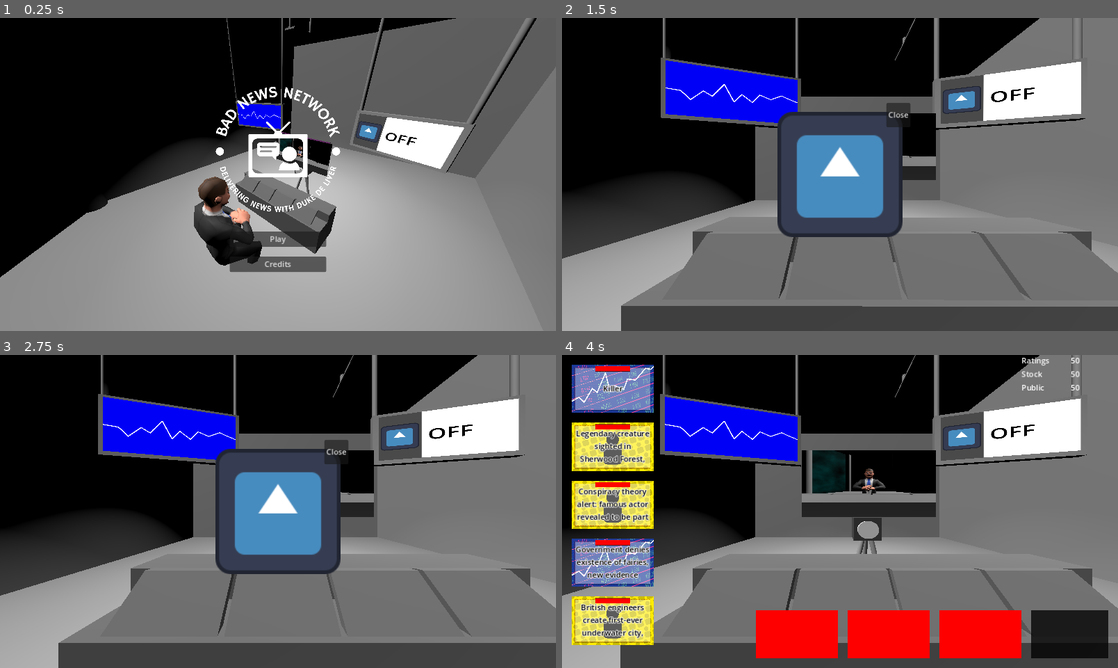
Above: before the commit, frames 1-4 (two rows, left to right).
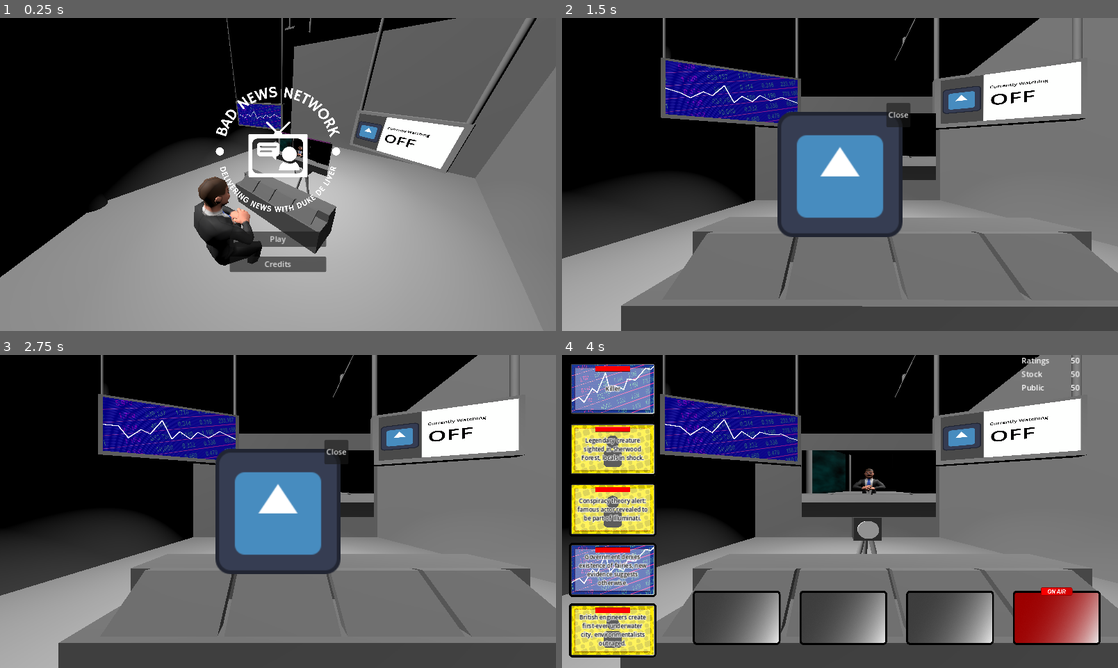
Above: after the commit, the same moments.

Repository: ZeAntwan/LD53
Game: Godot game, scene res://scenes/game.tscn
The game is run twice, just before and just after one commit, with the same random seed, the same clock (stepped at 60 frames per second) and the same inputs. The engine's default icon, where the game draws it, is replaced by a stand-in: a white triangle on a blue panel in a dark square.
Inputs (mouse positions are in pixels of both pictures, inside the frame that each line leads up to):
- Up to frame 1 (0.25 s): no input
- Up to frame 2 (1.5 s): click "Play" at 0.5 s; move the mouse to (962, 158) at 1.27 s; click (962, 158) at 1.35 s
- Up to frame 3 (2.75 s): tap Space (ui_select) at 1.52, 2.27 s; move the mouse to (166, 527) at 2.02 s; click (166, 527) at 2.1 s
- Up to frame 4 (4 s): tap Enter at 2.75 s; move the mouse to (895, 442) at 2.77 s; click (895, 442) at 2.85 s; tap Space (ui_select) at 3.5, 3.77 s; move the mouse to (612, 389) at 3.52 s; click (612, 389) at 3.6 s

The runs differ from the first frame. In frame 1, 0.6% of the frame differs, in the area x 42-78%, y 27-42%; in frame 2, 3.8%; in frame 3, 3.8%; in frame 4, 27%, in the area x 1-99%, y 2-97%.

Commit message:
UI art + feedback twaeks + Livezone swap fix

Diff:
--- a/scenes/display_ratings.tscn
+++ b/scenes/display_ratings.tscn
@@ -61,7 +61,20 @@
 theme_override_constants/margin_left = 50
 theme_override_constants/margin_right = 20
 
-[node name="Label" type="Label" parent="Control/HBoxContainer/MarginContainer2"]
+[node name="VBoxContainer" type="VBoxContainer" parent="Control/HBoxContainer/MarginContainer2"]
+layout_mode = 2
+alignment = 1
+
+[node name="Text" type="Label" parent="Control/HBoxContainer/MarginContainer2/VBoxContainer"]
+layout_mode = 2
+size_flags_horizontal = 3
+theme_override_colors/font_color = Color(0, 0, 0, 1)
+theme_override_font_sizes/font_size = 50
+text = "Currently Watching"
+clip_text = true
+
+[node name="Label" type="Label" parent="Control/HBoxContainer/MarginContainer2/VBoxContainer"]
+unique_name_in_owner = true
 layout_mode = 2
 size_flags_horizontal = 3
 theme_override_colors/font_color = Color(0, 0, 0, 1)
--- a/scenes/display_stock.tscn
+++ b/scenes/display_stock.tscn
@@ -1,7 +1,7 @@
 [gd_scene load_steps=4 format=3 uid="uid://b26hcx2tttep7"]
 
 [ext_resource type="Script" path="res://scripts/feedback/display_stock.gd" id="1_gjp64"]
-[ext_resource type="Texture2D" uid="uid://fexvrhlf05si" path="res://icon.svg" id="1_qnsif"]
+[ext_resource type="Texture2D" uid="uid://c8lys8l2ljkes" path="res://resources/ui/stock_bg.png" id="2_xutlr"]
 
 [sub_resource type="Gradient" id="Gradient_rq5gl"]
 offsets = PackedFloat32Array(0, 0.516432, 1)
@@ -21,54 +21,26 @@
 size_flags_horizontal = 4
 size_flags_vertical = 3
 
-[node name="ColorRect" type="ColorRect" parent="Control"]
+[node name="TextureRect" type="TextureRect" parent="Control"]
 layout_mode = 1
 anchors_preset = 15
 anchor_right = 1.0
 anchor_bottom = 1.0
 grow_horizontal = 2
 grow_vertical = 2
-color = Color(0.082216, 0.227522, 0.60329, 1)
+texture = ExtResource("2_xutlr")
+expand_mode = 2
+stretch_mode = 5
 
-[node name="HBoxContainer" type="HBoxContainer" parent="Control"]
-visible = false
+[node name="ColorRect" type="ColorRect" parent="Control"]
+modulate = Color(1, 1, 1, 0.509804)
 layout_mode = 1
 anchors_preset = 15
 anchor_right = 1.0
 anchor_bottom = 1.0
 grow_horizontal = 2
 grow_vertical = 2
-
-[node name="PanelContainer" type="PanelContainer" parent="Control/HBoxContainer"]
-custom_minimum_size = Vector2(400, 0)
-layout_mode = 2
-
-[node name="ColorRect" type="ColorRect" parent="Control/HBoxContainer/PanelContainer"]
-layout_mode = 2
-color = Color(100, 0, 0.03, 1)
-
-[node name="MarginContainer" type="MarginContainer" parent="Control/HBoxContainer/PanelContainer"]
-layout_mode = 2
-theme_override_constants/margin_left = 20
-theme_override_constants/margin_right = 20
-
-[node name="TextureRect" type="TextureRect" parent="Control/HBoxContainer/PanelContainer/MarginContainer"]
-layout_mode = 2
-texture = ExtResource("1_qnsif")
-stretch_mode = 5
-
-[node name="MarginContainer2" type="MarginContainer" parent="Control/HBoxContainer"]
-layout_mode = 2
-size_flags_horizontal = 3
-theme_override_constants/margin_left = 50
-theme_override_constants/margin_right = 20
-
-[node name="Label" type="Label" parent="Control/HBoxContainer/MarginContainer2"]
-layout_mode = 2
-size_flags_horizontal = 3
-theme_override_colors/font_color = Color(0, 0, 0, 1)
-theme_override_font_sizes/font_size = 200
-text = "10000"
+color = Color(0.0823529, 0.227451, 0.603922, 1)
 
 [node name="DisplayLine" type="Line2D" parent="Control"]
 points = PackedVector2Array(-14, 500, 112, 434, 182, 501, 294, 317, 362, 371, 477, 110, 543, 363, 608, 281, 732, 329, 784, 191, 894, 206, 1033, 49, 1108, 64, 1162, 10)
@@ -84,3 +56,6 @@
 [node name="Low" type="Line2D" parent="Control"]
 visible = false
 points = PackedVector2Array(-14, 161, 115, 251, 195, 383, 284, 315, 362, 371, 447, 287, 548, 471, 621, 330, 688, 467, 775, 377, 871, 456, 945, 470, 1048, 539, 1223, 684)
+
+[node name="Timer" type="Timer" parent="."]
+autostart = true
--- a/scenes/ui.tscn
+++ b/scenes/ui.tscn
@@ -46,7 +46,7 @@
 [node name="VBoxContainer" type="VBoxContainer" parent="NewsBar/MarginContainer"]
 layout_mode = 2
 mouse_filter = 2
-theme_override_constants/separation = 20
+theme_override_constants/separation = 25
 
 [node name="DropZone_1" parent="NewsBar/MarginContainer/VBoxContainer" groups=["drop_zone"] instance=ExtResource("1_mi2bh")]
 layout_mode = 2
@@ -68,13 +68,17 @@
 layout_mode = 2
 
 [node name="LiveBar" type="Control" parent="."]
-custom_minimum_size = Vector2(1000, 200)
+custom_minimum_size = Vector2(800, 150)
 layout_mode = 1
 anchors_preset = 3
 anchor_left = 1.0
 anchor_top = 1.0
 anchor_right = 1.0
 anchor_bottom = 1.0
+offset_left = -822.0
+offset_top = -184.0
+offset_right = -22.0
+offset_bottom = -34.0
 grow_horizontal = 0
 grow_vertical = 0
 mouse_filter = 2
@@ -87,7 +91,7 @@
 anchor_top = 1.0
 anchor_right = 1.0
 anchor_bottom = 1.0
-offset_left = -957.0
+offset_left = -800.0
 offset_top = -140.0
 grow_horizontal = 0
 grow_vertical = 0
@@ -100,10 +104,9 @@
 layout_direction = 3
 layout_mode = 2
 mouse_filter = 2
-theme_override_constants/separation = 20
+theme_override_constants/separation = 51
 
 [node name="LiveZone" parent="LiveBar/MarginContainer/HBoxContainer" groups=["drop_zone"] instance=ExtResource("3_ghk45")]
-custom_minimum_size = Vector2(160, 100)
 layout_mode = 2
 
 [node name="DropZone_2" parent="LiveBar/MarginContainer/HBoxContainer" groups=["drop_zone"] instance=ExtResource("1_mi2bh")]
--- a/scenes/ui/drop_zone.tscn
+++ b/scenes/ui/drop_zone.tscn
@@ -1,6 +1,7 @@
-[gd_scene load_steps=3 format=3 uid="uid://h1um88c2nc4y"]
+[gd_scene load_steps=4 format=3 uid="uid://h1um88c2nc4y"]
 
 [ext_resource type="Script" path="res://scripts/ui/DropZone.gd" id="1_gf7qa"]
+[ext_resource type="Texture2D" uid="uid://dtelpykh7ocdk" path="res://resources/ui/dropzone.png" id="2_eeja0"]
 
 [sub_resource type="RectangleShape2D" id="RectangleShape2D_xkdb8"]
 size = Vector2(169, 100)
@@ -23,6 +24,20 @@
 mouse_filter = 2
 color = Color(0, 0, 0, 0.764706)
 
+[node name="TextureRect" type="TextureRect" parent="."]
+layout_mode = 1
+anchors_preset = 15
+anchor_right = 1.0
+anchor_bottom = 1.0
+offset_left = -17.0
+offset_top = -13.0
+offset_right = 17.0
+offset_bottom = 13.0
+grow_horizontal = 2
+grow_vertical = 2
+texture = ExtResource("2_eeja0")
+expand_mode = 2
+
 [node name="Area2D" type="Area2D" parent="."]
 position = Vector2(80, 50)
 input_pickable = false
--- a/scenes/ui/live_zone.tscn
+++ b/scenes/ui/live_zone.tscn
@@ -1,12 +1,32 @@
-[gd_scene load_steps=3 format=3 uid="uid://cj6qhtyh283tu"]
+[gd_scene load_steps=5 format=3 uid="uid://cj6qhtyh283tu"]
 
 [ext_resource type="PackedScene" uid="uid://h1um88c2nc4y" path="res://scenes/ui/drop_zone.tscn" id="1_i5qri"]
 [ext_resource type="Script" path="res://scripts/ui/LiveZone.gd" id="2_nq4fu"]
+[ext_resource type="Texture2D" uid="uid://d4een00d8qx0y" path="res://resources/ui/livezone_top.png" id="3_gwyhy"]
+[ext_resource type="Texture2D" uid="uid://dor4dwyb8qwx7" path="res://resources/ui/livezone.png" id="3_rtrmq"]
 
 [node name="LiveZone" instance=ExtResource("1_i5qri")]
 script = ExtResource("2_nq4fu")
 
+[node name="TextureRect" parent="." index="1"]
+texture = ExtResource("3_rtrmq")
+
 [node name="Timer" type="Timer" parent="." index="2"]
 one_shot = true
 
+[node name="TextureRect2" type="TextureRect" parent="." index="4"]
+z_index = 3
+layout_mode = 1
+anchors_preset = 15
+anchor_right = 1.0
+anchor_bottom = 1.0
+offset_left = -17.0
+offset_top = -13.0
+offset_right = 17.0
+offset_bottom = 13.0
+grow_horizontal = 2
+grow_vertical = 2
+texture = ExtResource("3_gwyhy")
+expand_mode = 2
+
 [connection signal="timeout" from="Timer" to="." method="_on_timer_timeout"]
--- a/scenes/ui/news_item.tscn
+++ b/scenes/ui/news_item.tscn
@@ -9,7 +9,7 @@
 size = Vector2(170, 100)
 
 [node name="NewsItem" type="Control"]
-z_index = 1
+z_index = 5
 custom_minimum_size = Vector2(170, 100)
 layout_mode = 3
 anchors_preset = 0
@@ -39,6 +39,7 @@
 anchor_bottom = 1.0
 grow_horizontal = 2
 grow_vertical = 2
+mouse_filter = 2
 texture = ExtResource("2_lu50e")
 expand_mode = 2
 
@@ -50,30 +51,36 @@
 shape = SubResource("RectangleShape2D_xkdb8")
 
 [node name="MarginContainer" type="MarginContainer" parent="."]
+clip_contents = true
 layout_mode = 1
 anchors_preset = 15
 anchor_right = 1.0
 anchor_bottom = 1.0
 grow_horizontal = 2
 grow_vertical = 2
-theme_override_constants/margin_left = 6
+theme_override_constants/margin_left = 10
 theme_override_constants/margin_top = 6
-theme_override_constants/margin_right = 6
+theme_override_constants/margin_right = 10
 theme_override_constants/margin_bottom = 6
 
-[node name="Label" type="Label" parent="MarginContainer"]
+[node name="Label" type="RichTextLabel" parent="MarginContainer"]
 unique_name_in_owner = true
 layout_mode = 2
-size_flags_vertical = 1
-theme_override_colors/font_color = Color(0, 0, 0, 1)
+size_flags_vertical = 4
+mouse_filter = 2
+theme_override_colors/default_color = Color(0, 0, 0, 1)
 theme_override_colors/font_outline_color = Color(1, 1, 1, 1)
 theme_override_constants/outline_size = 5
-text = "This is a very long headline, hopefully it still fits
+theme_override_font_sizes/normal_font_size = 12
+theme_override_font_sizes/bold_font_size = 12
+theme_override_font_sizes/italics_font_size = 12
+theme_override_font_sizes/bold_italics_font_size = 12
+theme_override_font_sizes/mono_font_size = 12
+bbcode_enabled = true
+text = "[center]You can [b]bold[/b] or [wave]wave[/wave] [/center]
 "
-horizontal_alignment = 1
-vertical_alignment = 1
+fit_content = true
 autowrap_mode = 2
-clip_text = true
 
 [node name="Hiding" type="ColorRect" parent="."]
 layout_mode = 1
@@ -84,7 +91,7 @@
 grow_vertical = 2
 scale = Vector2(1, 1e-05)
 mouse_filter = 2
-color = Color(1, 1, 0, 1)
+color = Color(0, 0, 0, 0.784314)
 
 [connection signal="input_event" from="Area2D" to="." method="_on_area_2d_input_event"]
 [connection signal="mouse_entered" from="Area2D" to="." method="_on_area_2d_mouse_entered"]
--- a/scripts/feedback/display_ratings.gd
+++ b/scripts/feedback/display_ratings.gd
@@ -1,7 +1,7 @@
 extends Node2D
 
 @onready var colorBG: ColorRect = $Control/Background
-@onready var countText: Label = $Control/HBoxContainer/MarginContainer2/Label
+@onready var countText: Label = %Label
 
 @export_range(2,200) var viewVariance
 
--- a/scripts/feedback/display_stock.gd
+++ b/scripts/feedback/display_stock.gd
@@ -9,15 +9,31 @@
 
 @export var colorShift: Gradient
 
+var randomA: Vector2 = Vector2(0,randf_range(-30,30))
+var randomB: Vector2 = Vector2(0,randf_range(-30,30))
+var randomOffset: Array[Vector2]
+
 # Called when the node enters the scene tree for the first time.
 func _ready():
+	update_random()
+	$Timer.timeout.connect(update_random)
 	pass # Replace with function body.
 
+func update_random():
+	randomOffset.clear()
+	for i in range(displayLine.points.size()):
+		var off = Vector2(0,randf_range(-30,30))
+		if i == 0 or i == displayLine.points.size()-1:
+			off = Vector2.ZERO
+			pass
+		randomOffset.append(off)
+		pass
 
 # Called every frame. 'delta' is the elapsed time since the previous frame.
 func _process(delta):
 	for i in displayLine.points.size():
-		displayLine.points[i] = lerp(lowLine.points[i],highLine.points[i],Manager.score_stock/100)
+		var target = lerp(lowLine.points[i]+randomOffset[i],highLine.points[i]+randomOffset[i],Manager.score_stock/100)
+		displayLine.points[i] = displayLine.points[i].lerp(target,0.4)
 		pass
 	pass
 
--- a/scripts/items/NewsItem.gd
+++ b/scripts/items/NewsItem.gd
@@ -9,7 +9,7 @@
 
 @onready var area = $Area2D
 @onready var parent = get_parent()
-@onready var label = %Label
+@onready var label: RichTextLabel = %Label
 @onready var hiding = $Hiding
 @onready var background: TextureRect = $TextureRect
 
@@ -28,7 +28,7 @@
 	if !label:
 		label = %Label
 	headline = h
-	label.text = headline.text
+	label.text = "[center]" + headline.text + "[/center]"
 
 	var maxstat = max(headline.stat_rating,headline.stat_stock,headline.stat_public)
 
@@ -63,7 +63,7 @@
 	if Input.is_action_just_pressed("select") && canPick:
 		selected = true
 		mouseOffset = global_position - get_global_mouse_position()
-		z_index = 2
+		z_index = 6
 
 	if Input.is_action_just_released("select") && selected:
 		selected = false
--- a/scripts/ui/LiveZone.gd
+++ b/scripts/ui/LiveZone.gd
@@ -20,10 +20,12 @@
 func update_newsitem(n: NewsItem = null):
 	super.update_newsitem(n)
 	if newsItem != null:
+		canDrop = false
 		newsItem.canPick = false
 		timer.wait_time = newsItem.headline.timer
 		timer.start()
-
+	else:
+		canDrop = true
 	if Manager.state == Manager.GameState.READY:
 		Manager.state = Manager.GameState.PLAY
 		Events.gamestarted.emit()
Binary file added: resources/ui/dropzone.png
Not shown, added: resources/ui/dropzone.png.import
Binary file added: resources/ui/livezone.png
Not shown, added: resources/ui/livezone.png.import
Binary file added: resources/ui/livezone_top.png
Not shown, added: resources/ui/livezone_top.png.import
Binary file added: resources/ui/stock_bg.png
Not shown, added: resources/ui/stock_bg.png.import
Not shown, added: scenes/StaticMeshes/Textures/DeskArrow.afdesign
Not shown, added: scenes/StaticMeshes/Textures/Dropzone.afdesign
